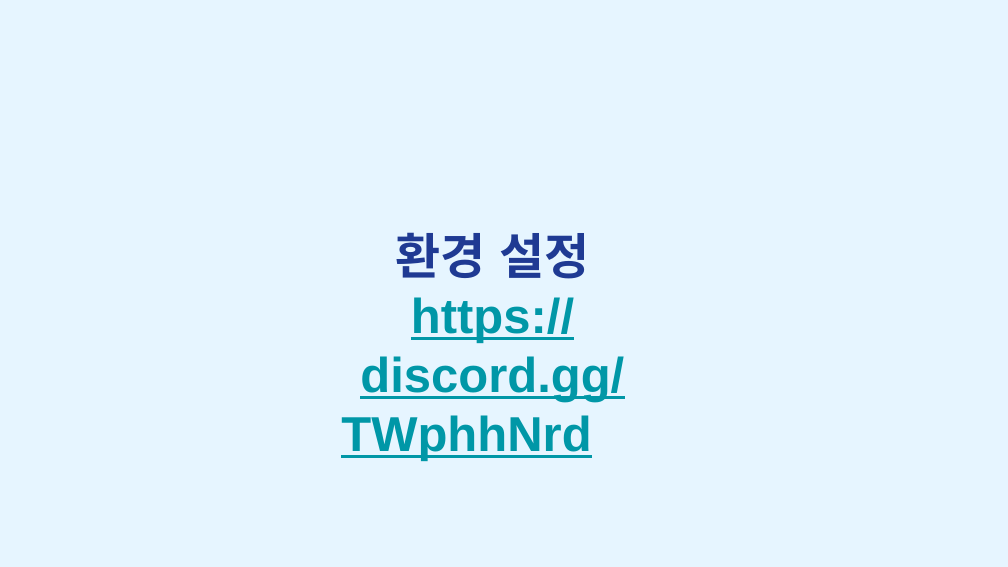
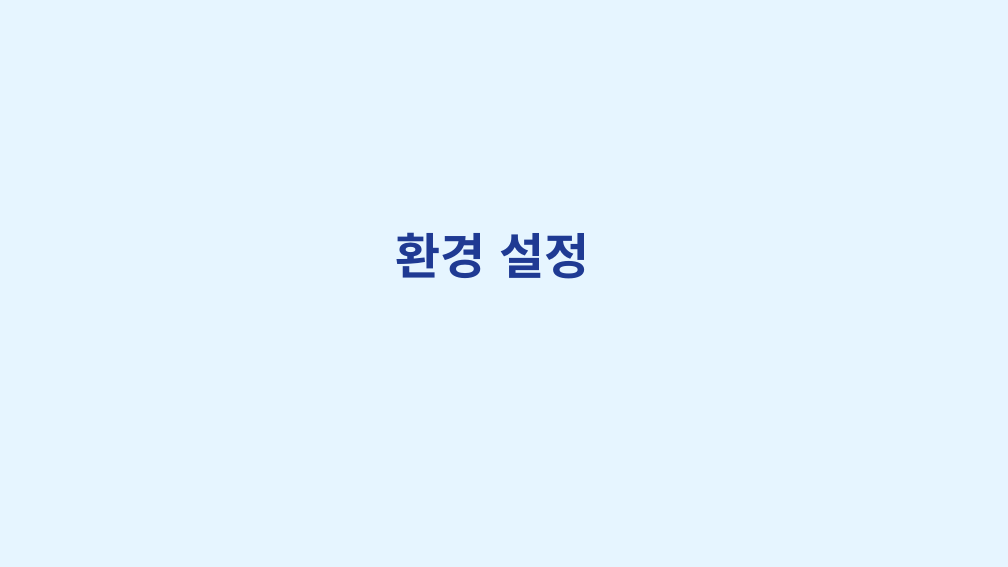
Before and after one commit to an9383/React_Guro_2025, a slide deck: slide 2 of ppt/react_강의1(설정_props_useState_component_style).pptx. Drawn at 1008x567 pixels with LibreOffice and Linux fonts; fonts in the diff are those of the drawing. Boxes give left, top, right and bottom in pixels: in the first picture for what was removed or moved away, otherwise in the second. Text is boxed around its words. In the diff, an @@ line names an element or a change of style, - is before the commit and + after.

```diff
--- a/ppt/react_강의1(설정_props_useState_component_style).pptx
+++ b/ppt/react_강의1(설정_props_useState_component_style).pptx
@@ text at [341,297,624,461]: paragraph removed @@
-https://discord.gg/TWphhNrd
```
Also in this commit, not shown: 54 other files.
